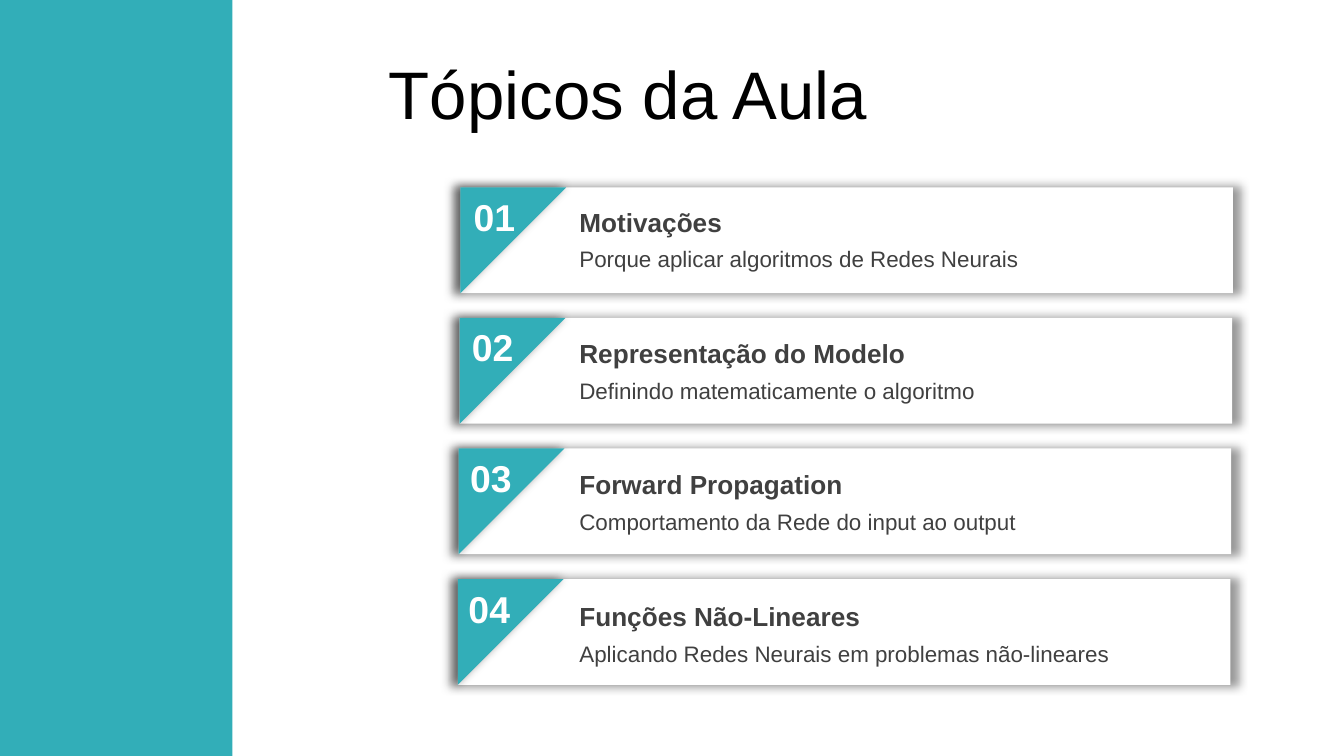
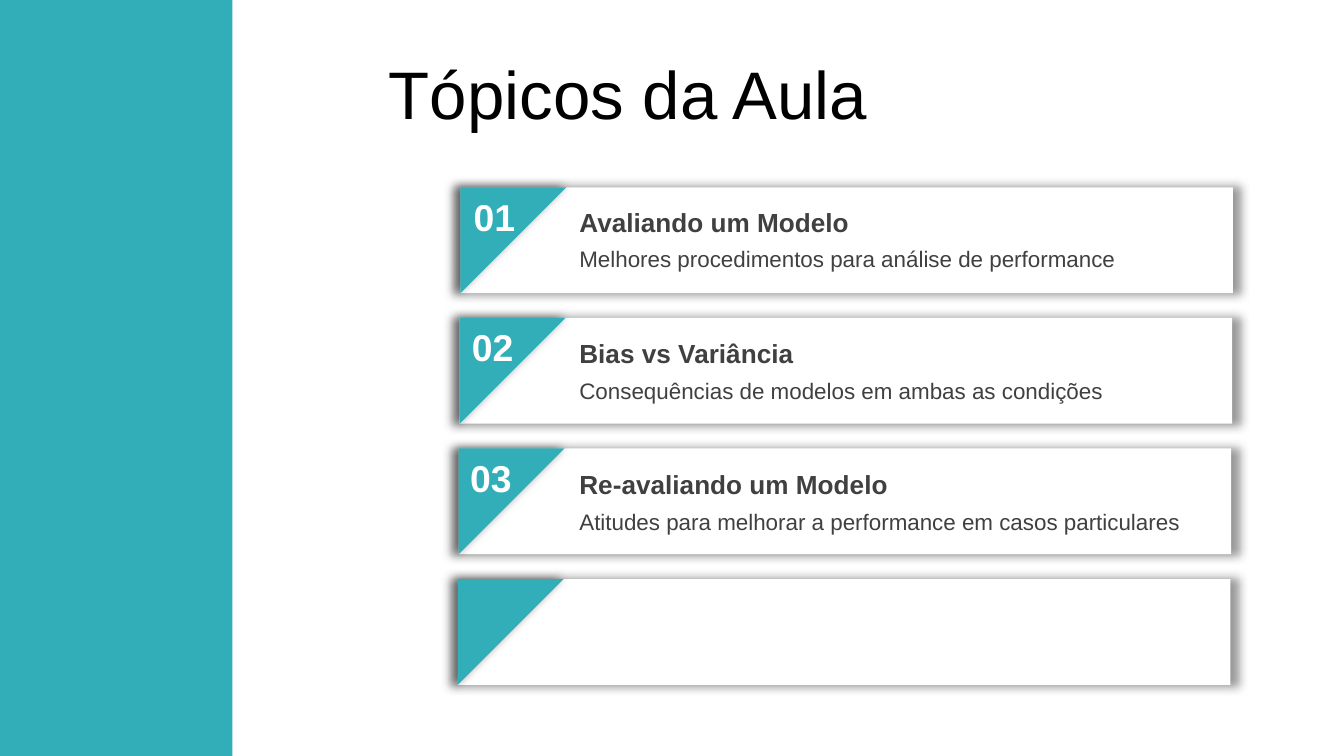
Before and after one commit to APILASTRI/coursera-stanford, a slide deck: slide 2 of machine-learning/notations/semana-6/presentation/09-ml-advices.pptx. Drawn at 1344x756 pixels with LibreOffice and Linux fonts; fonts in the diff are those of the drawing; background and template pictures are left out. Boxes give left, top, right and bottom in pixels: in the first picture for what was removed or moved away, otherwise in the second. Text is boxed around its words. In the diff, an @@ line names an element or a change of style, - is before the commit and + after.

```diff
--- a/machine-learning/notations/semana-6/presentation/09-ml-advices.pptx
+++ b/machine-learning/notations/semana-6/presentation/09-ml-advices.pptx
@@ text at box(579, 213, 849, 233): text changed @@
-Motivações
+Avaliando um Modelo
@@ text at box(579, 250, 1115, 272): text changed @@
-Porque aplicar algoritmos de Redes Neurais
+Melhores procedimentos para análise de performance
@@ text at box(579, 343, 793, 364): text changed @@
-Representação do Modelo
+Bias vs Variância
@@ text at box(579, 382, 1103, 404): text changed @@
-Definindo matematicamente o algoritmo
+Consequências de modelos em ambas as condições
@@ text at box(579, 475, 888, 495): text changed @@
-Forward Propagation
+Re-avaliando um Modelo
@@ text at box(579, 513, 1180, 535): text changed @@
-Comportamento da Rede do input ao output
+Atitudes para melhorar a performance em casos particulares
@@ text removed at box(468, 597, 510, 624) @@
-04
@@ text removed at box(579, 607, 860, 632) @@
-Funções Não-Lineares
@@ text removed at box(579, 645, 1109, 667) @@
-Aplicando Redes Neurais em problemas não-lineares
```
Also in this commit, not shown: 2 other slides changed, 5 slides added, 2 slides removed, 36 other files.
